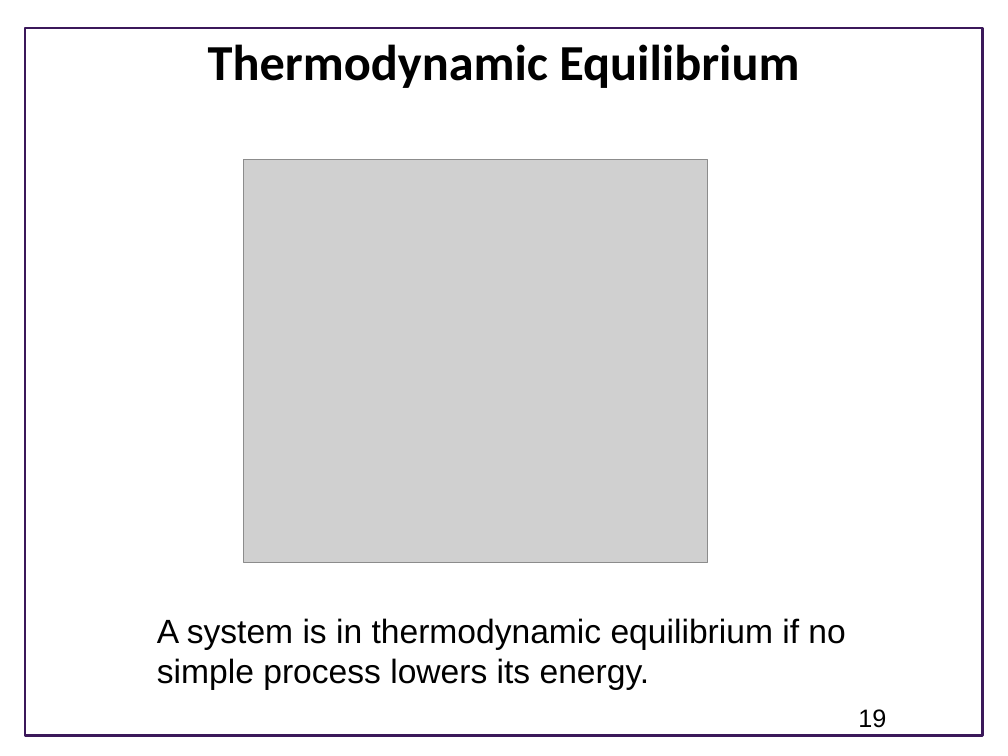
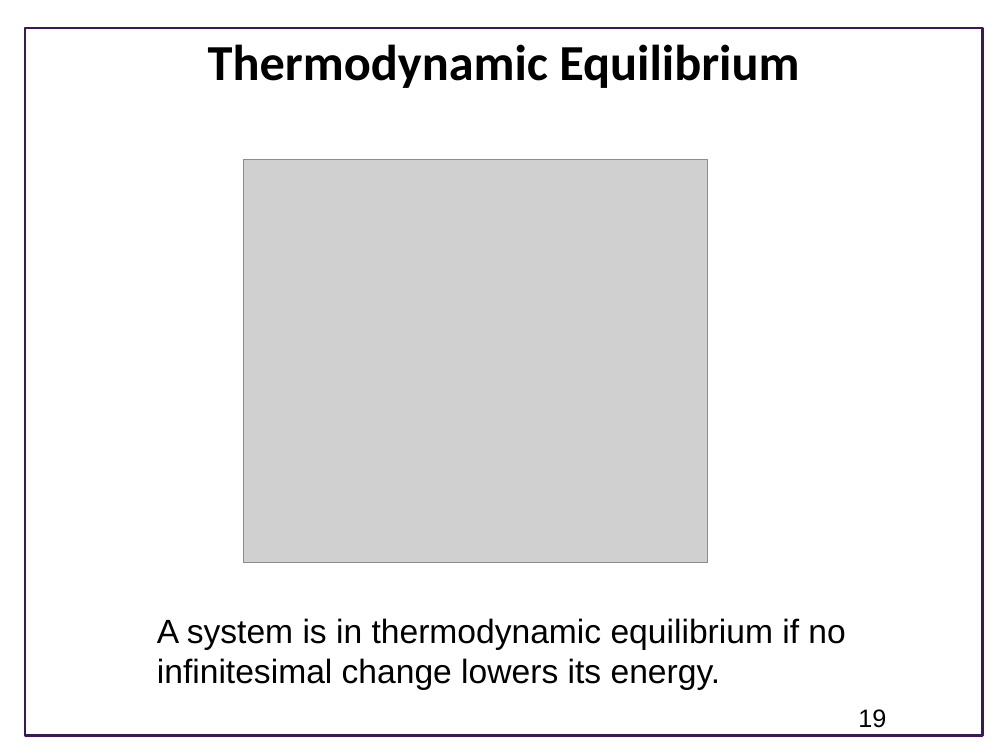
Before and after one commit to ModelEngineering/advancing-biomedical-models, a slide deck: slide 19 of Lectures/Week_2/CSE 599V Lecture 6 - Model Evaluation and System Responses.pptx. Drawn at 1008x756 pixels with LibreOffice and Linux fonts; fonts in the diff are those of the drawing; grey boxes stand for pictures; background and template pictures are left out. Boxes give left, top, right and bottom in pixels: in the first picture for what was removed or moved away, otherwise in the second. Text is boxed around its words. In the diff, an @@ line names an element or a change of style, - is before the commit and + after.

Commit message:
Updated slides

```diff
--- a/Lectures/Week_2/CSE 599V Lecture 6 - Model Evaluation and System Responses.pptx
+++ b/Lectures/Week_2/CSE 599V Lecture 6 - Model Evaluation and System Responses.pptx
@@ text at bbox=[157, 618, 845, 690]: text changed @@
-A system is in thermodynamic equilibrium if no simple process lowers its energy.
+A system is in thermodynamic equilibrium if no infinitesimal change lowers its energy.
```
Also in this commit, not shown: 2 other slides changed.
